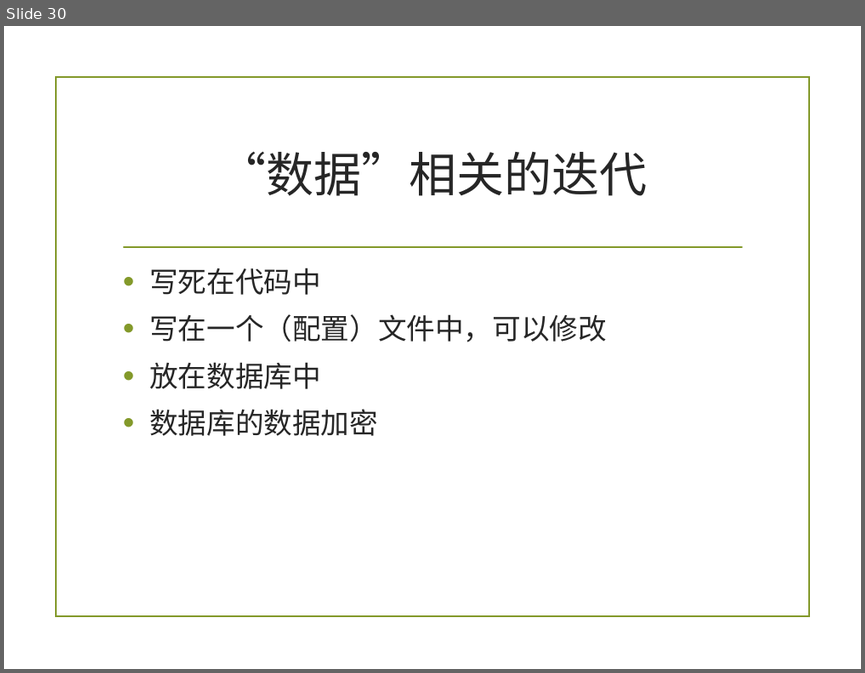
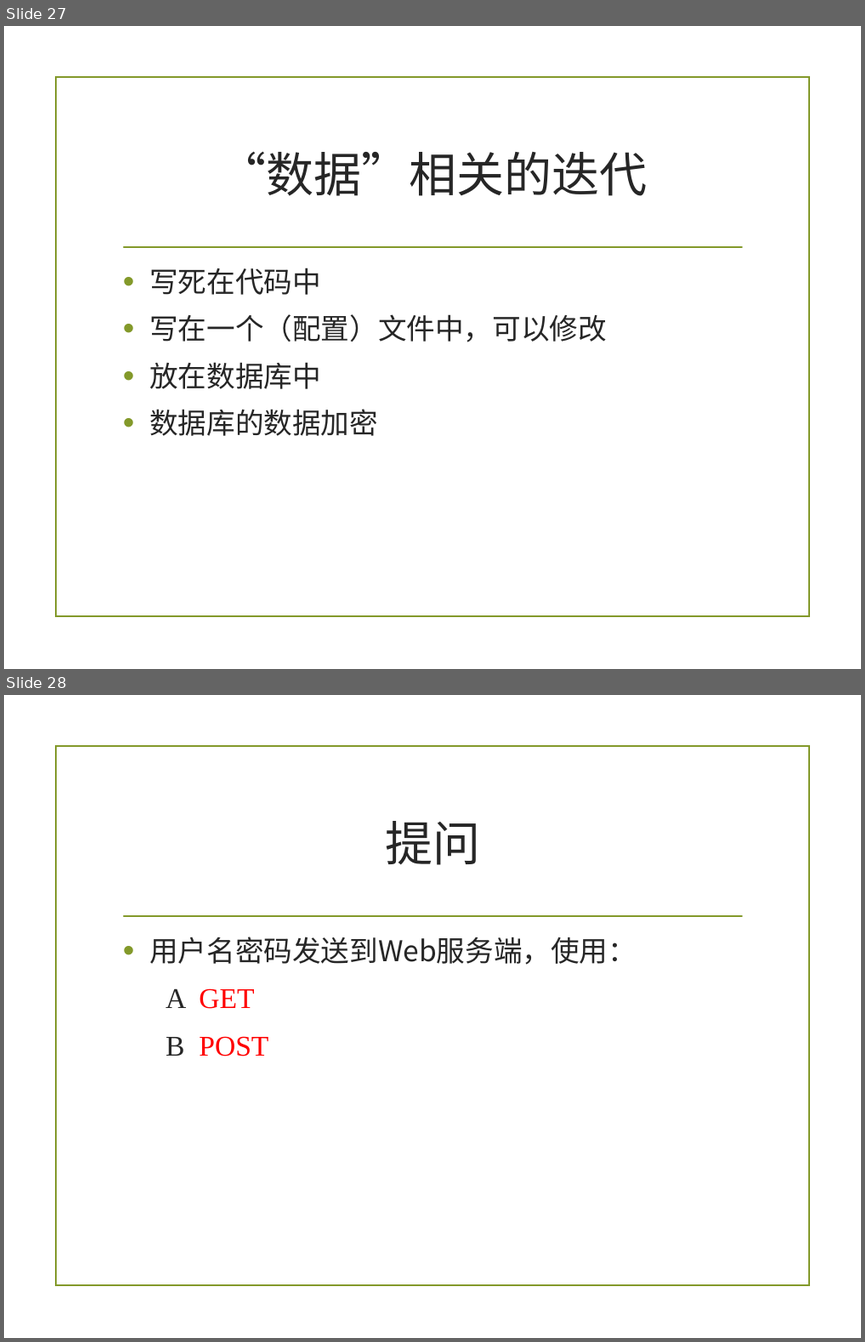
Before and after one commit to zuoshenghuang/curriculum, a slide deck: software/Ch_7_2_demo_2nd.pptx. Shown one above the other, each under a label of ours: slide 30 before the commit, slides 27 and 28 after it. The pictures are 865x673 and 865x1342 pixels, drawn with LibreOffice and Linux fonts; fonts in the diff are those of the drawing; background and template pictures are left out. Boxes give left, top, right and bottom in pixels: in the first picture for what was removed or moved away, otherwise in the second. Text is boxed around its words. In the diff, an @@ line names an element or a change of style, - is before the commit and + after.

```diff
--- a/software/Ch_7_2_demo_2nd.pptx
+++ b/software/Ch_7_2_demo_2nd.pptx
@@ slide 28 added at box(4, 695, 861, 1338), background picture (left out); not listed: 2 template elements that a slide beside it also shows @@
@@ title added at box(386, 821, 481, 865), 40 pt, text #262626 @@
+提问
@@ text added at box(149, 936, 636, 1056), 24 pt, text #262626 @@
+• 用户名密码发送到Web服务端，使用：
+A GET
+B POST
@@ what was slide 30 is now slide 27 @@
```
Also in this commit, not shown: 4 slides changed, 3 other slides added, 6 other files.
